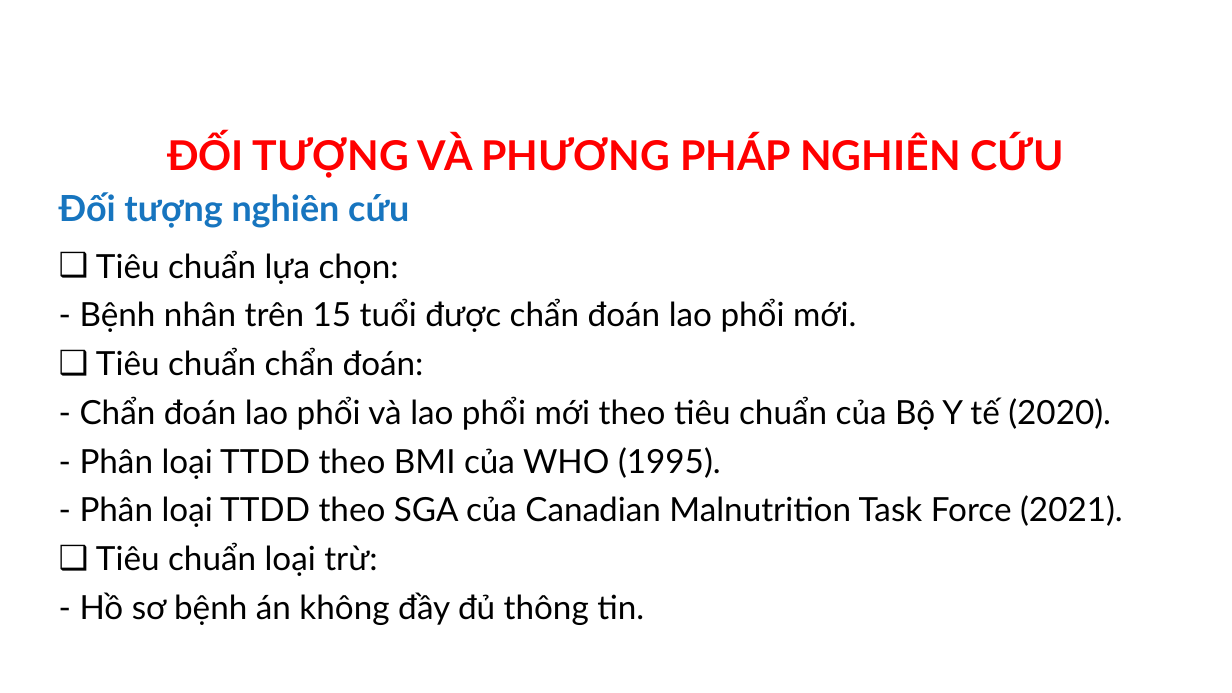
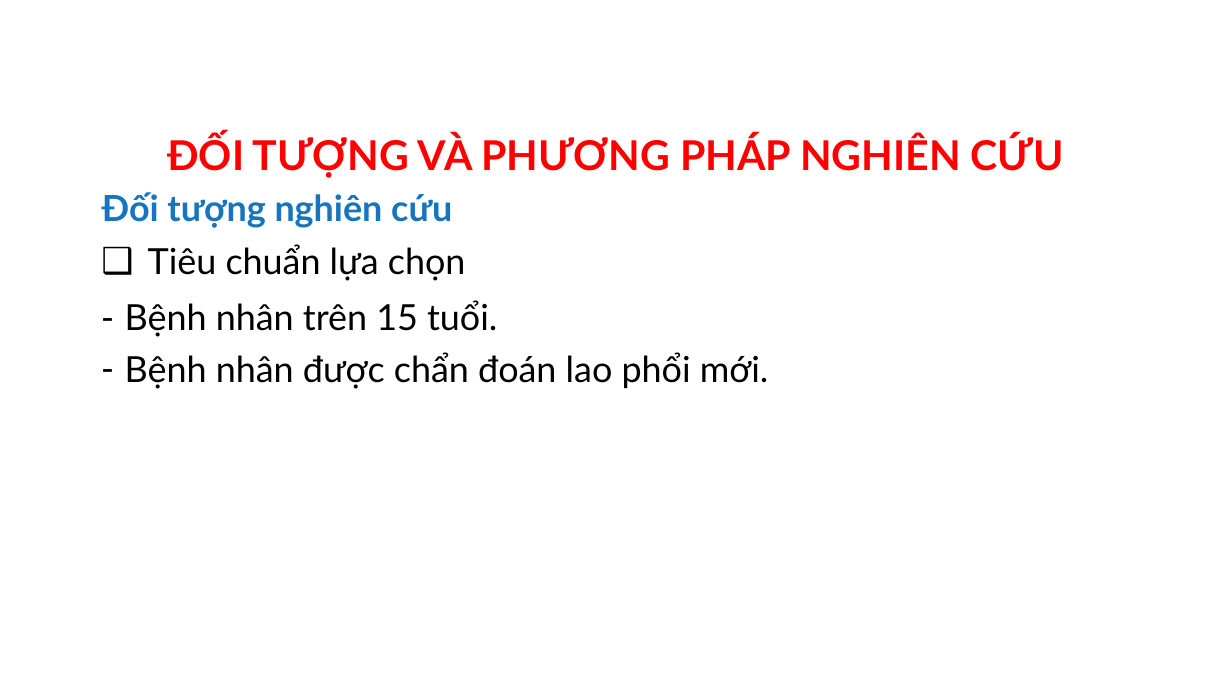
Before and after one commit to MedPocket/HPMUGraduation-thesis, a slide deck: slide 11 of Thuc-trang-va-mot-so-yeu-to-lien-quan-dinh-duong-BN-lao-phoi_Nhat-Nguyen.pptx. Drawn at 1232x693 pixels with LibreOffice and Linux fonts; fonts in the diff are those of the drawing; background and template pictures are left out. Boxes give left, top, right and bottom in pixels: in the first picture for what was removed or moved away, otherwise in the second. Text is boxed around its words. In the diff, an @@ line names an element or a change of style, - is before the commit and + after.

```diff
--- a/Thuc-trang-va-mot-so-yeu-to-lien-quan-dinh-duong-BN-lao-phoi_Nhat-Nguyen.pptx
+++ b/Thuc-trang-va-mot-so-yeu-to-lien-quan-dinh-duong-BN-lao-phoi_Nhat-Nguyen.pptx
@@ text "Đối tượng nghiên cứu": place and size @@
-text "Đối tượng nghiên cứu" at <box>59,192,409,228</box>
+text "Đối tượng nghiên cứu" at <box>102,192,452,228</box>
@@ text added at <box>148,244,466,281</box>, 28 pt, text #000000 @@
+❑ Tiêu chuẩn lựa chọn
@@ text at <box>125,300,769,389</box>: text changed; size 25.9 to 28 pt @@
-❑ Tiêu chuẩn lựa chọn:
-- Bệnh nhân trên 15 tuổi được chẩn đoán lao phổi mới.
-❑ Tiêu chuẩn chẩn đoán:
-- Chẩn đoán lao phổi và lao phổi mới theo tiêu chuẩn của Bộ Y tế (2020).
-- Phân loại TTDD theo BMI của WHO (1995).
-- Phân loại TTDD theo SGA của Canadian Malnutrition Task Force (2021).
-❑ Tiêu chuẩn loại trừ:
-- Hồ sơ bệnh án không đầy đủ thông tin.
+– Bệnh nhân trên 15 tuổi.
+– Bệnh nhân được chẩn đoán lao phổi mới.
```
Also in this commit, not shown: 34 other slides changed, 8 slides added, 7 slides removed.
